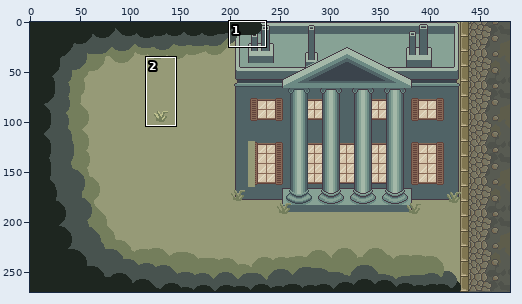
File history of a pixel-art file, assets/02_architecture/04_casino/fullScene.aseprite. The picture above shows the old version from afar; the outline marks the close-up.
Close-up. Before:
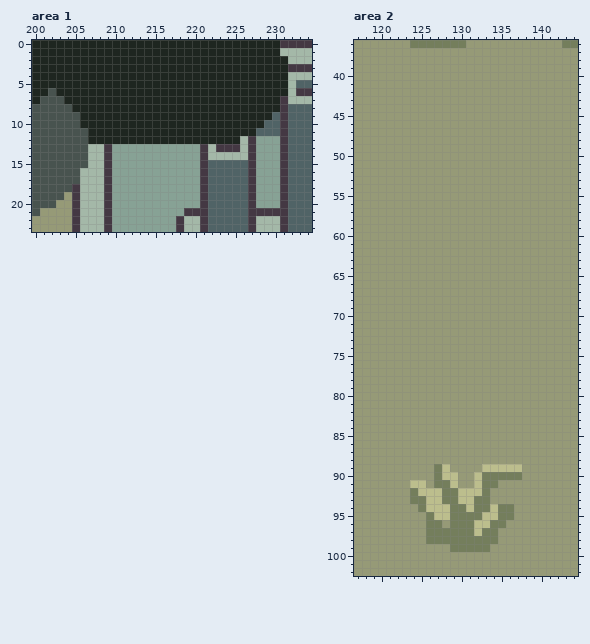
480x270 pixels, 1 frame. Colours within 5 levels of each other are drawn and written as one. Shown: area 1: x 200..234, y 0..23; area 2: x 117..144, y 36..102. The commit also changed other parts of the picture, which this record leaves out.
After:
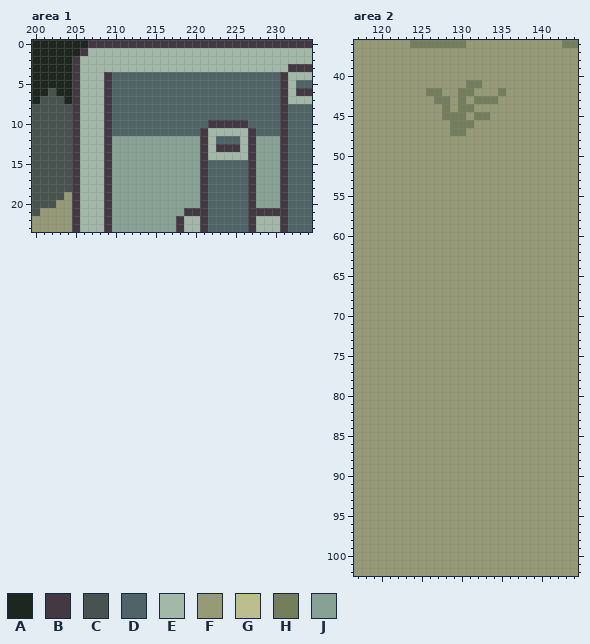
Palette (. is transparent): A #1e2620  B #443843  C #48534f  D #506366  E #a4b8a8  F #969a77  G #bcbe8d  H #747e5c  J #87a295
The edit:
Area 1:
y 0: x 207..230 AAAAAAAAAAAAAAAAAAAAAAAA -> BBBBBBBBBBBBBBBBBBBBBBBB
y 1: x 206..230 AAAAAAAAAAAAAAAAAAAAAAAAA -> BEEEEEEEEEEEEEEEEEEEEEEEE
y 2..3: x 205..231 AAAAAAAAAAAAAAAAAAAAAAAAAAA -> BEEEEEEEEEEEEEEEEEEEEEEEEEE
y 4..6: x 205..231 AAAAAAAAAAAAAAAAAAAAAAAAAAA -> BEEEBDDDDDDDDDDDDDDDDDDDDDB
y 7..8: x 205..230 AAAAAAAAAAAAAAAAAAAAAAAAAA -> BEEEBDDDDDDDDDDDDDDDDDDDDD
y 9: x 205..229 CAAAAAAAAAAAAAAAAAAAAAAAA -> BEEEBDDDDDDDDDDDDDDDDDDDD
y 10: x 205..228 CAAAAAAAAAAAAAAAAAAAAAAA -> BEEEBDDDDDDDDDDDDBBBBBDD
y 11: x 205..227 CCAAAAAAAAAAAAAAAAAAAAA -> BEEEBDDDDDDDDDDDBEEEEEB
y 12: x 205..225 CCAAAAAAAAAAAAAAAAAAA -> BEEEBJJJJJJJJJJJBEDDD
y 13..15: x 205..206 CC -> BE
y 16..17: x 205 C -> B
Area 2, layer "herbes":
y 41: x 131..132 FF -> HH
y 42: x 126..127 FF -> HH; x 130..131 FF -> HH; x 135 F -> H
y 43: x 127..128 FF -> HH; x 130 F -> H; x 132..134 FFF -> HHH
y 44: x 128 F -> H; x 130..131 FF -> HH
y 45: x 128..130 FFF -> HHH; x 132..133 FF -> HH
y 46: x 129..131 FFF -> HHH
y 47: x 129..130 FF -> HH
y 89: x 127..128 HG -> FF; x 133..137 GGGGG -> FFFFF
y 90: x 127..129 HGG -> FFF; x 132..137 GHHHHH -> FFFFFF
y 91: x 124..125 GG -> FF; x 127..129 HHG -> FFF; x 132..134 GHH -> FFF
y 92: x 124..133 HGGGHHGGGH -> FFFFFFFFFF
y 93: x 124..133 HHGGHHGGHH -> FFFFFFFFFF
y 94: x 125..136 HGGGHHGHHGHH -> FFFFFFFFFFFF
y 95: x 126..136 HGGHHHHGGHH -> FFFFFFFFFFF
y 96: x 126..127 HH -> FF; x 129..135 HHHGGHH -> FFFFFFF
y 97: x 126..134 HHHHHHGHH -> FFFFFFFFF
y 98: x 126..134 HHHHHHHHH -> FFFFFFFFF
y 99: x 129..133 HHHHH -> FFFFF
Boxes around the changes in both close-ups, in picture pixels (x1, y1, x2, y2):
changed: (72, 40, 288, 184)
changed: (426, 80, 506, 136)
changed: (410, 464, 522, 552)
